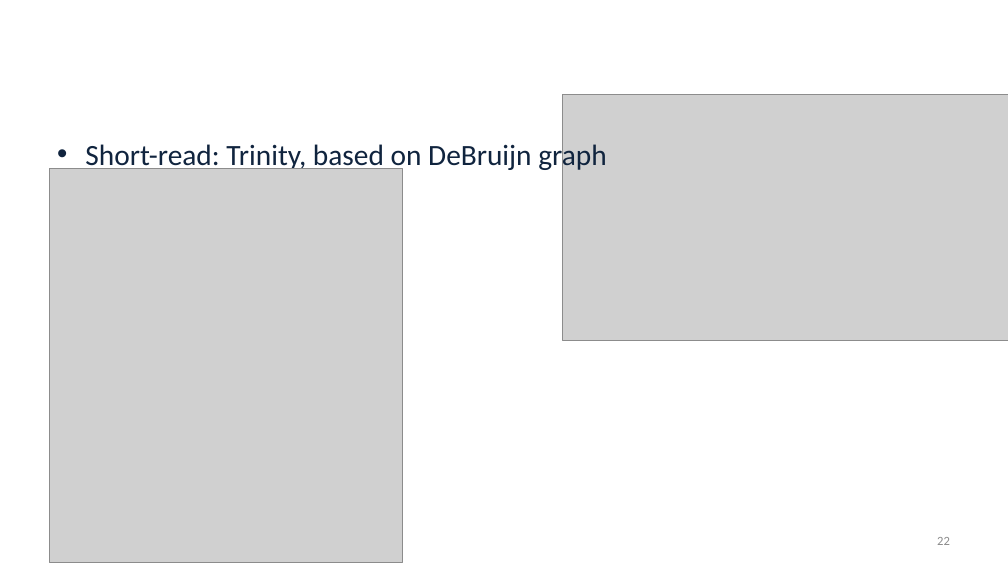
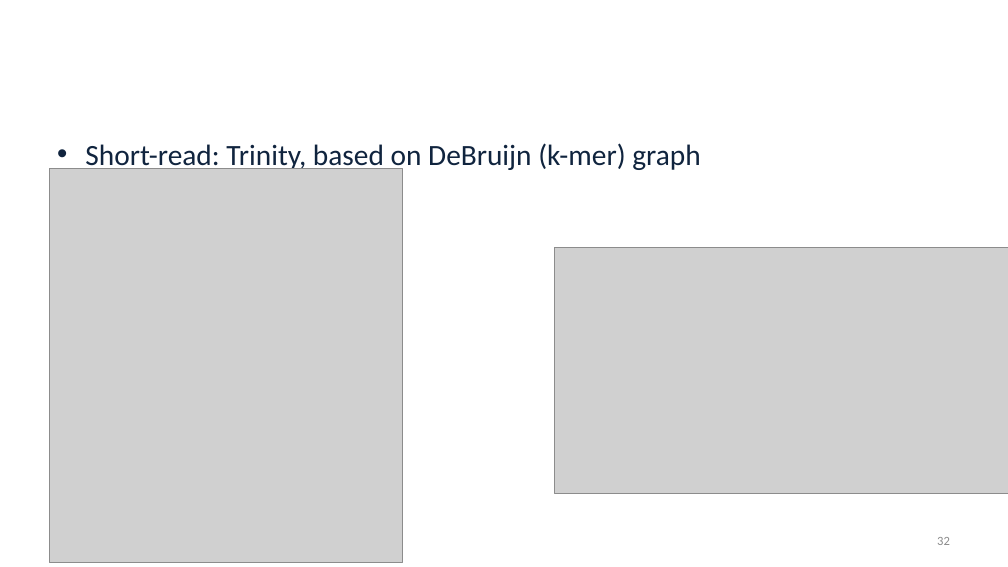
Before and after one commit to alekseyzimin/BME-Algorithms-for-Analysis-of-Genomic-Data, a slide deck: slide 32 of Lectures/Week 9 -- Transcript sequencing and Assembly.pptx (slide 22 before the commit). Drawn at 1008x567 pixels with LibreOffice and Linux fonts; fonts in the diff are those of the drawing; grey boxes stand for pictures; background and template pictures are left out. Boxes give left, top, right and bottom in pixels: in the first picture for what was removed or moved away, otherwise in the second. Text is boxed around its words. In the diff, an @@ line names an element or a change of style, - is before the commit and + after.

```diff
--- a/Lectures/Week 9 -- Transcript sequencing and Assembly.pptx
+++ b/Lectures/Week 9 -- Transcript sequencing and Assembly.pptx
@@ text at <box>85,143,700,172</box>: text changed @@
-• Short-read: Trinity, based on DeBruijn graph
+• Short-read: Trinity, based on DeBruijn (k-mer) graph
@@ picture: place and size @@
-picture at <box>563,94,1008,340</box>
+picture at <box>555,247,1008,494</box>
```
Also in this commit, not shown: 5 other slides changed, 4 slides added, 3 slides removed, 1 other file.
